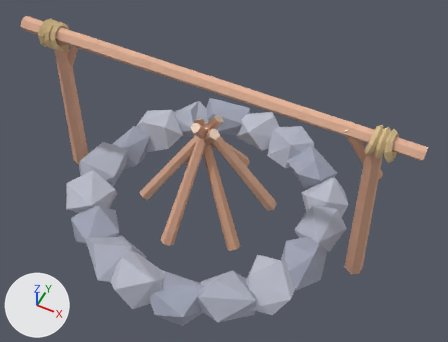
The glTF model _ArtSource/campfire_staged.glb: old version first, new version second.
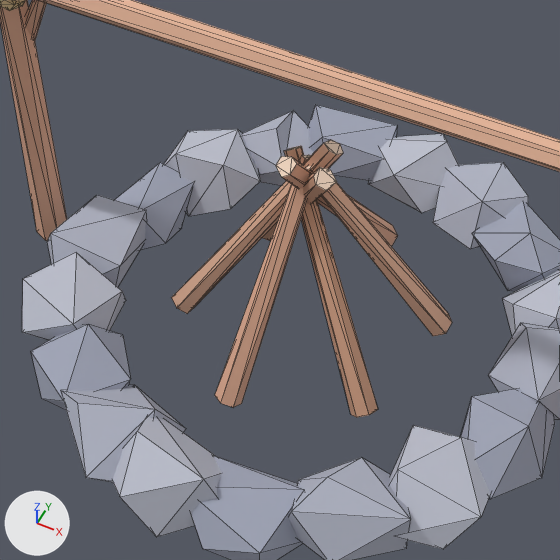
There are two pictures of each version: one whole from a camera (50 mm lens) standing at (0.782, -1.415, 2.026) and looking at (0.086, -0.022, 0.285), one close up on the part from 12% to 74% of the width and 14% to 94% of the height. Every picture has the same lights, and +X, +Y and +Z are marked at lower left. The older version's two pictures come first. The close-ups show mesh edges as thin lines. Where no turn or scale is listed for an object, it has been applied to the vertices.

Names of what the first close-up shows: 'ring_stone10', 'ring_stone11', 'ring_stone12', 'ring_stone13', 'ring_stone14', 'ring_stone15', 'ring_stone16', 'ring_stone17', 'ring_stone7', 'ring_stone9', 'spit_bar', 'spit_post_L' and 16 more.
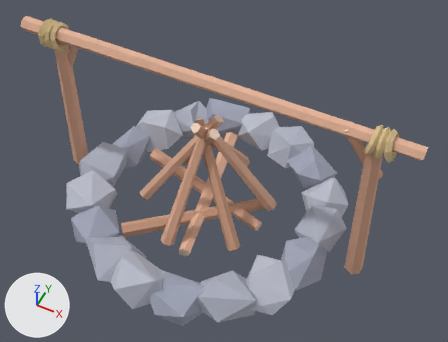
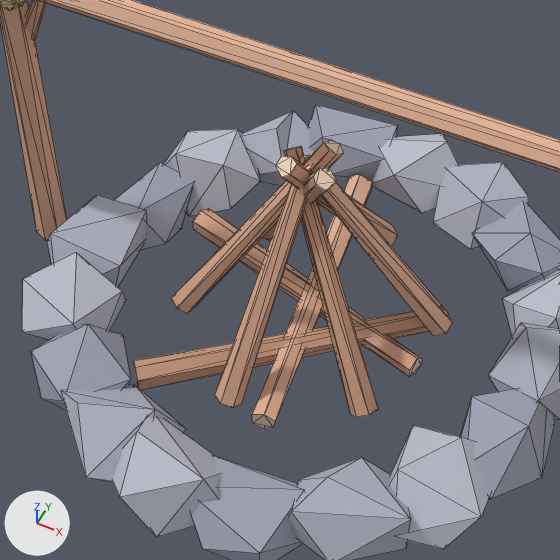
Changed parts and their boxes [x1, y1, x2, y2] in the close-ups (560 x 560 px):
'stick_g2', added
    after: [134, 311, 428, 390]
'stick_g0', added (beige)
    after: [252, 175, 373, 429]
    faces in mat_barka (beige #e5b498): [252, 175, 373, 421]
    faces in mat_woodend (beige #f6dac4): [252, 415, 275, 429]
'stick_g1', added
    after: [193, 208, 422, 376]
    faces in mat_barkb (beige #dba88d): [193, 208, 421, 376]

The edits, one by one:
Mesh me_cylinder_002 is new.
It has 12 vertices, 20 faces and spans x -0.254..0.252, y -0.22..0.215, z -0.027..0.03.
Faces by material slot: [12, 8].
It uses material mat_barkc (brown #ce9e81).
It uses material mat_woodend (beige #f6dac4).
Mesh me_cylinder_001 is new.
It has 12 vertices, 20 faces and spans x -0.296..0.294, y -0.098..0.101, z -0.03..0.026.
Faces by material slot: [12, 8].
It uses material mat_barkb (beige #dba88d).
It uses material mat_woodend (beige #f6dac4).
Mesh me_cylinder is new.
It has 12 vertices, 20 faces and spans x -0.085..0.08, y -0.329..0.33, z -0.031..0.03.
Faces by material slot: [12, 8].
It uses material mat_barka (beige #e5b498).
It uses material mat_woodend (beige #f6dac4).
Object 'stick_g2' (ob_stick_g2) is new; it shows me_cylinder_002.
Its location is (0.0, -0.08, 0.028).
Object 'stick_g1' (ob_stick_g1) is new; it shows me_cylinder_001.
Its location is (-0.05, 0.06, 0.027).
Object 'stick_g0' (ob_stick_g0) is new; it shows me_cylinder.
Its location is (-0.02, 0.06, 0.029).
